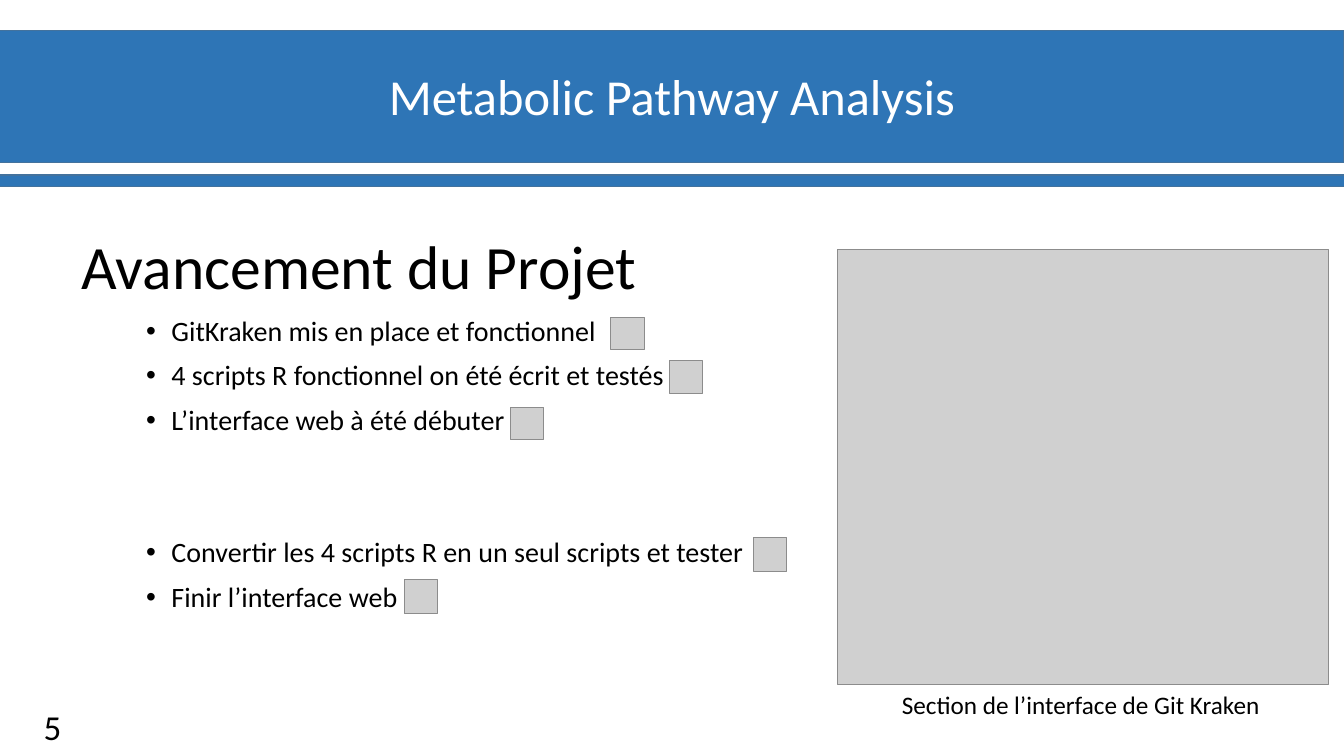
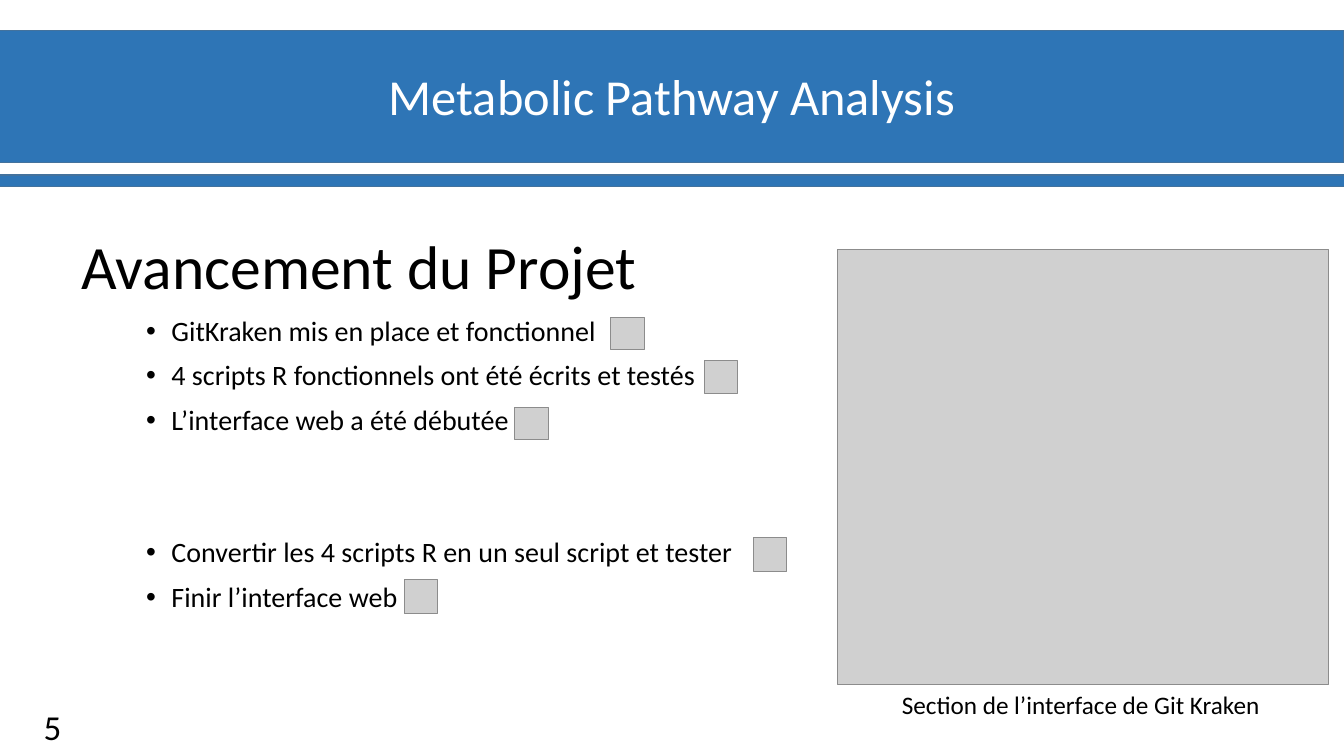
Before and after one commit to materrien/Projet-INSERM, a slide deck: slide 6 of Diapos_Suivit_projet.pptx. Drawn at 1344x756 pixels with LibreOffice and Linux fonts; fonts in the diff are those of the drawing; grey boxes stand for pictures; background and template pictures are left out. Boxes give left, top, right and bottom in pixels: in the first picture for what was removed or moved away, otherwise in the second. Text is boxed around its words. In the diff, an @@ line names an element or a change of style, - is before the commit and + after.

```diff
--- a/Diapos_Suivit_projet.pptx
+++ b/Diapos_Suivit_projet.pptx
@@ text at [171,321,596,608]: alignment left to justified @@
@@ text at [171,365,732,567]: text changed @@
-• 4 scripts R fonctionnel on été écrit et testés
-• L’interface web à été débuter
-• Convertir les 4 scripts R en un seul scripts et tester
+• 4 scripts R fonctionnels ont été écrits et testés
+• L’interface web a été débutée
+• Convertir les 4 scripts R en un seul script et tester
@@ picture: place and size @@
-picture at [669,361,703,393]
+picture at [705,361,738,393]
@@ picture: place and size @@
-picture at [510,407,543,440]
+picture at [515,407,548,440]
```
Also in this commit, not shown: 4 other slides changed.
